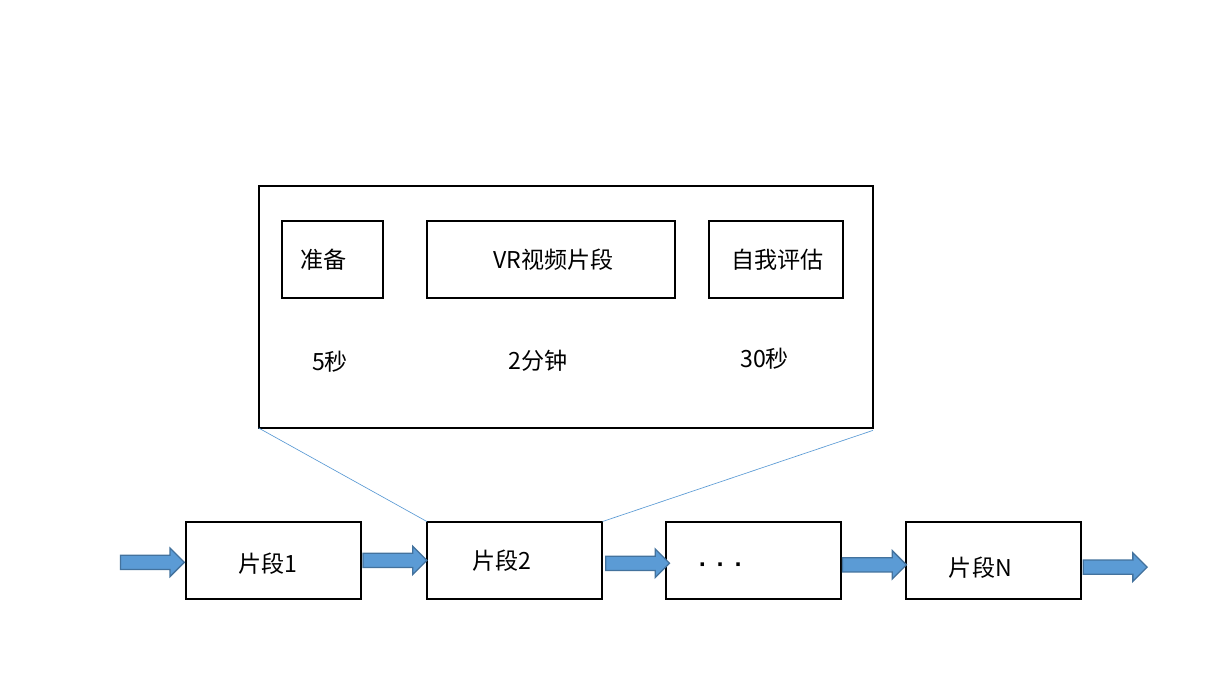
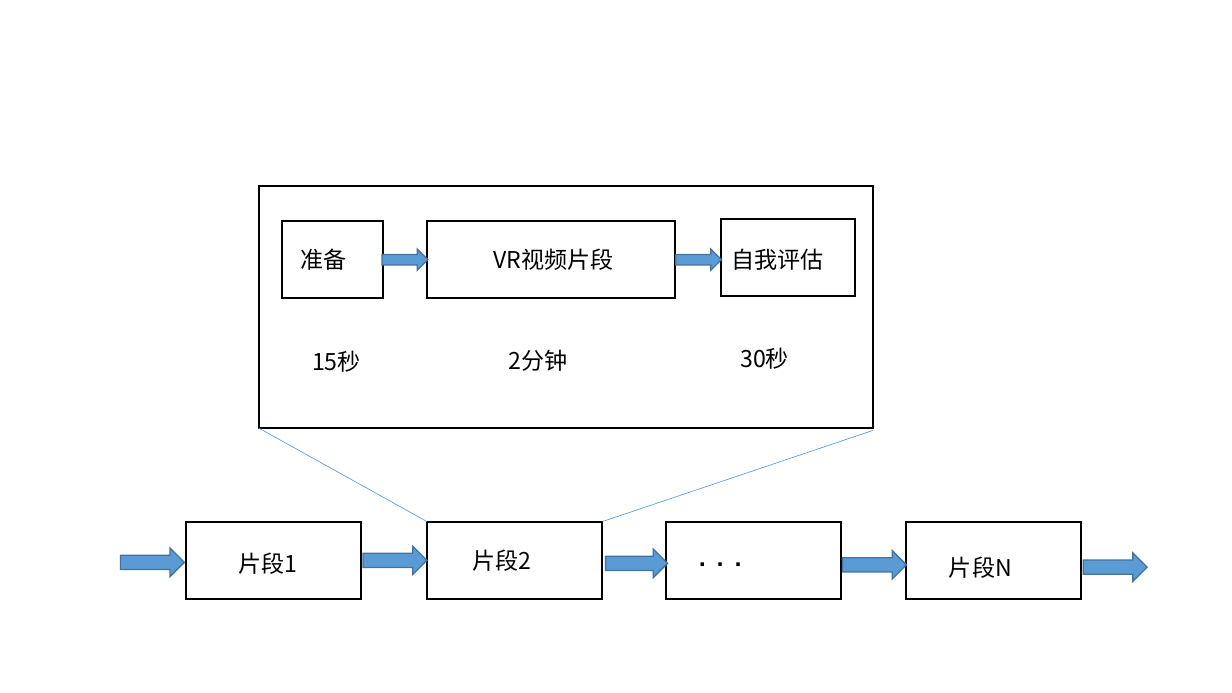
Before and after one commit to wandouqiang/-, a slide deck: slide 1 of 图集.pptx. Drawn at 1232x693 pixels with LibreOffice and Linux fonts; fonts in the diff are those of the drawing. Boxes give left, top, right and bottom in pixels: in the first picture for what was removed or moved away, otherwise in the second. Text is boxed around its words. In the diff, an @@ line names an element or a change of style, - is before the commit and + after.

```diff
--- a/图集.pptx
+++ b/图集.pptx
@@ rectangle: place and size @@
-rectangle at [710, 221, 844, 298]
+rectangle at [722, 219, 856, 296]
@@ right arrow added at [383, 250, 428, 271], fill #5B9BD5, outline #43739E 1 pt @@
@@ right arrow added at [676, 250, 721, 271], fill #5B9BD5, outline #43739E 1 pt @@
@@ text at [312, 350, 361, 372]: text changed @@
-5秒
+15秒
```
Also in this commit, not shown: 1 other slide changed, 3 slides added, 4 other files.
